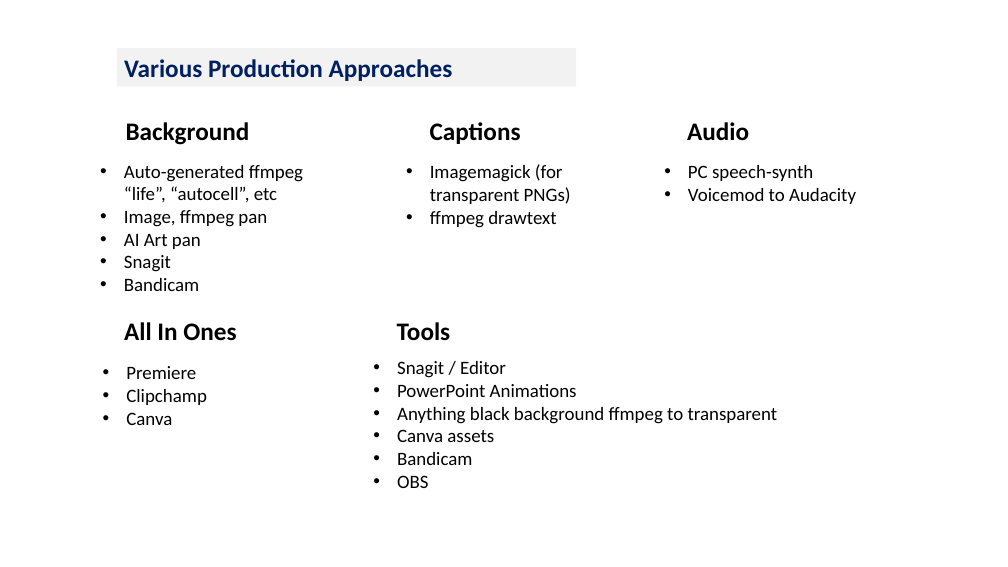
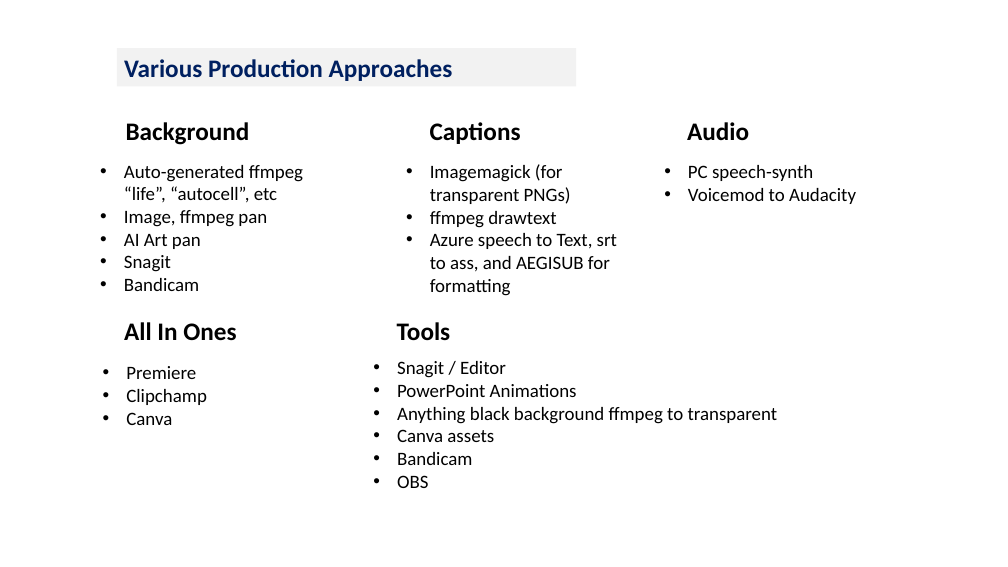
Before and after one commit to maxrottersman/headless_filmmaking, a slide deck: slide 1 of Tech_Options.pptx. Drawn at 1008x567 pixels with LibreOffice and Linux fonts; fonts in the diff are those of the drawing. Boxes give left, top, right and bottom in pixels: in the first picture for what was removed or moved away, otherwise in the second. Text is boxed around its words. In the diff, an @@ line names an element or a change of style, - is before the commit and + after.

```diff
--- a/Tech_Options.pptx
+++ b/Tech_Options.pptx
@@ text at bbox=[430, 233, 617, 296]: paragraph added @@
+• Azure speech to Text, srt to ass, and AEGISUB for formatting
```
Also in this commit, not shown: 1 slide added, 3 other files.
